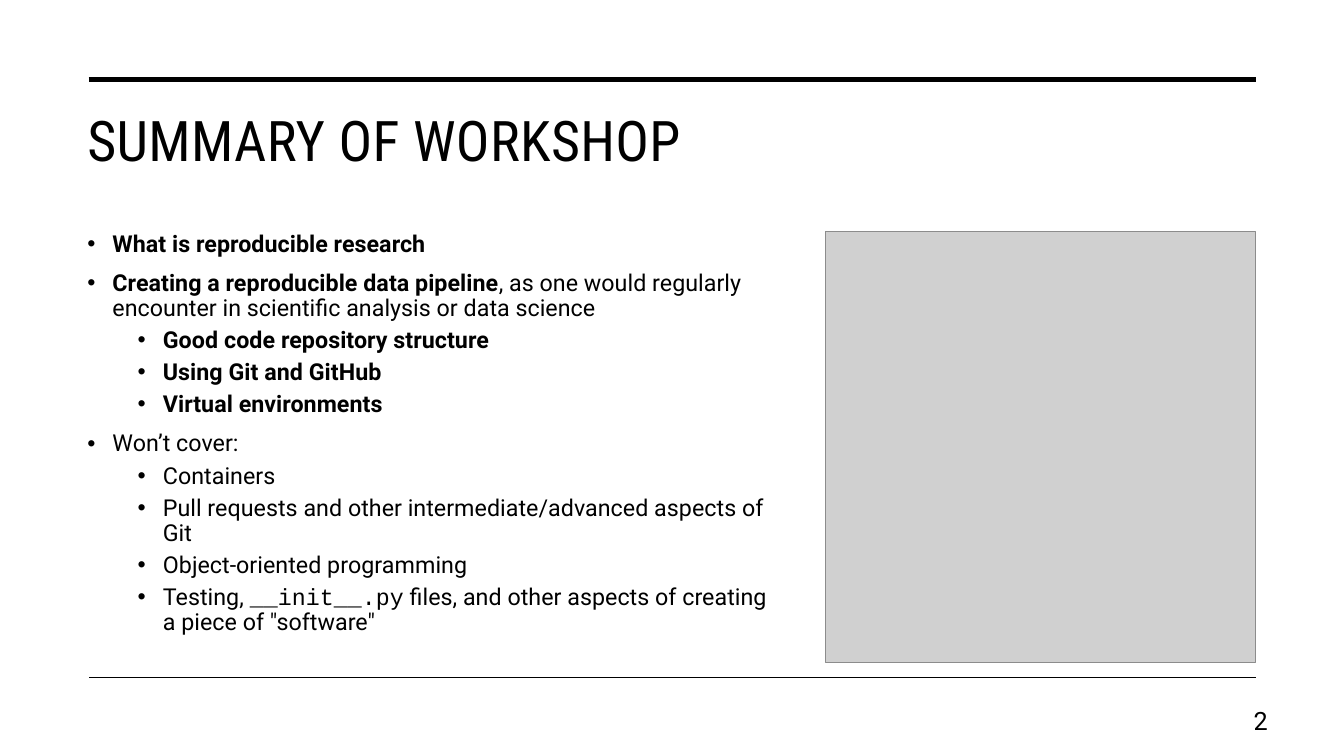
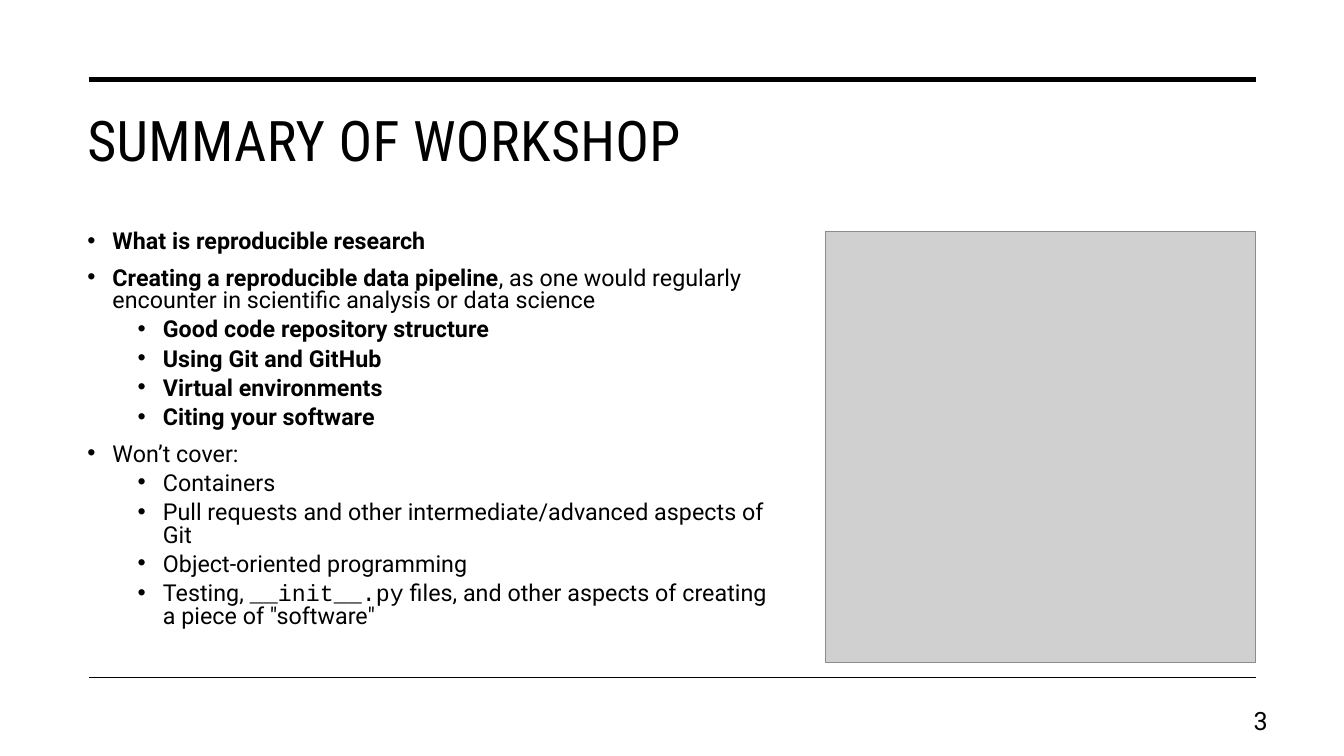
Before and after one commit to daniel-wrench/snap-research-template, a slide deck: slide 3 of doc/workshop_slides.pptx (slide 2 before the commit). Drawn at 1344x756 pixels with LibreOffice and Linux fonts; fonts in the diff are those of the drawing; grey boxes stand for pictures. Boxes give left, top, right and bottom in pixels: in the first picture for what was removed or moved away, otherwise in the second. Text is boxed around its words. In the diff, an @@ line names an element or a change of style, - is before the commit and + after.

```diff
--- a/doc/workshop_slides.pptx
+++ b/doc/workshop_slides.pptx
@@ text at box(112, 231, 766, 629): line spacing 0.9 to 0.8 @@
@@ text at box(163, 407, 375, 430): paragraph added @@
+  • Citing your software
@@ page number at box(1254, 712, 1268, 731): text changed @@
-2
+3
```
Also in this commit, not shown: 3 other slides changed, 5 slides added, 3 other files.
